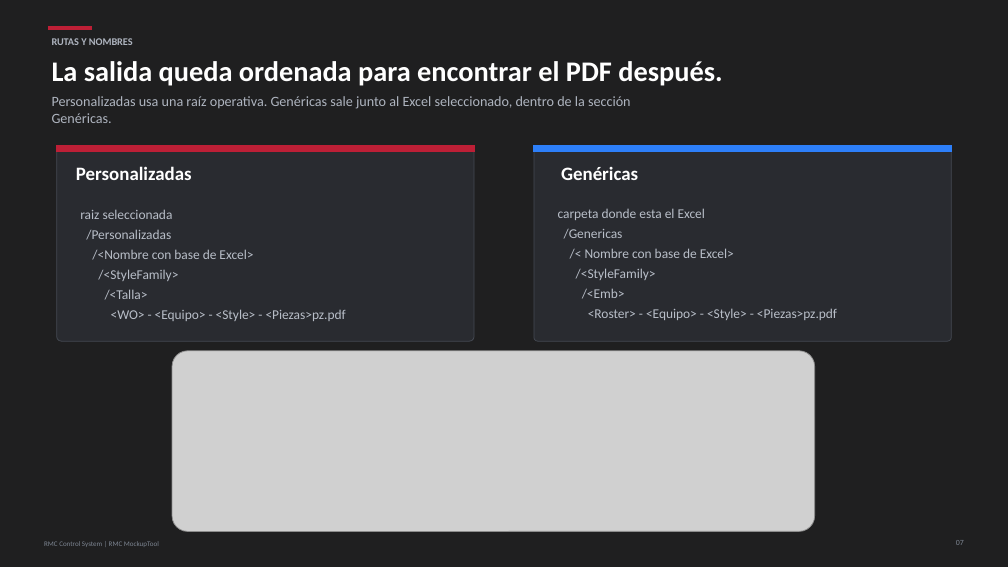
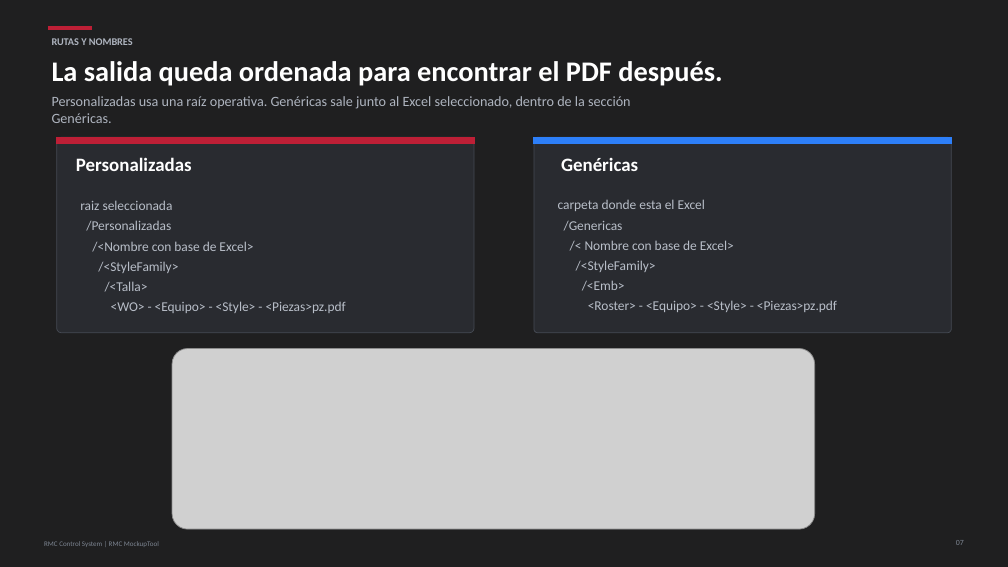
Before and after one commit to albertormc63-cpu/RMC-MockupTool, a slide deck: slide 7 of docs/presentacion/Presentacion_RMC_MockupTool.pptx. Drawn at 1008x567 pixels with LibreOffice and Linux fonts; fonts in the diff are those of the drawing; grey boxes stand for pictures. Boxes give left, top, right and bottom in pixels: in the first picture for what was removed or moved away, otherwise in the second. Text is boxed around its words. In the diff, an @@ line names an element or a change of style, - is before the commit and + after.

```diff
--- a/docs/presentacion/Presentacion_RMC_MockupTool.pptx
+++ b/docs/presentacion/Presentacion_RMC_MockupTool.pptx
@@ 4 texts, 2 rounded rectangles, 2 rectangles: place and size @@
-4 texts, 2 rounded rectangles, 2 rectangles at [57, 146, 951, 342]
+4 texts, 2 rounded rectangles, 2 rectangles at [57, 138, 951, 333]
```
Also in this commit, not shown: 2 other slides changed, 1 slide removed, 4 other files.
